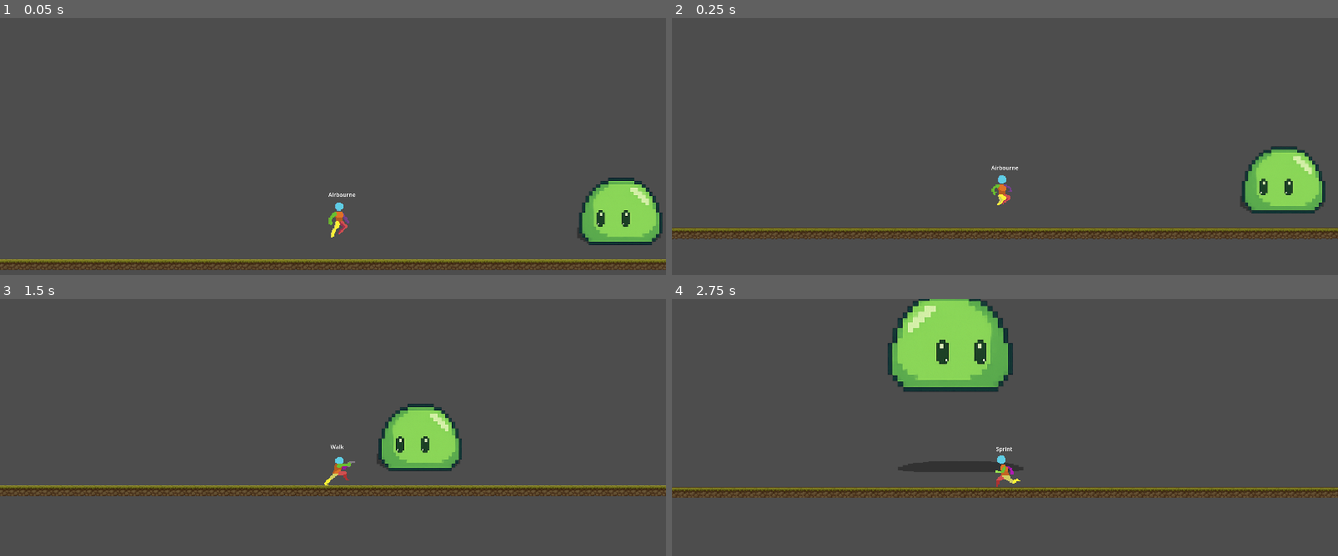
Above: before the commit, frames 1-4 (two rows, left to right).
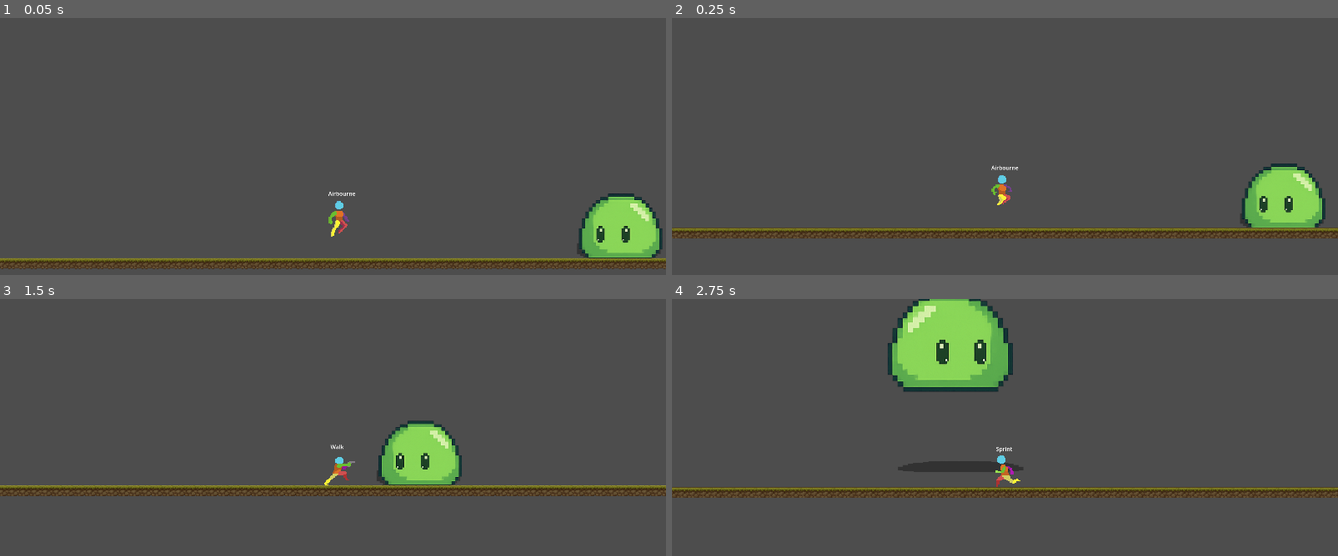
Above: after the commit, the same moments.

Repository: August13742/Godot-2D-Starter-Project-for-Article-RiG-Ritsumeikan
Game: Godot game, scene res://main.tscn
The game is run twice, just before and just after one commit, with the same random seed, the same clock (stepped at 60 frames per second) and the same inputs.
Inputs (mouse positions are in pixels of both pictures, inside the frame that each line leads up to):
- Up to frame 1 (0.05 s): no input
- Up to frame 2 (0.25 s): no input
- Up to frame 3 (1.5 s): tap Enter at 0.5 s; move the mouse to (479, 466) at 0.52 s; hold C (dash) 0.53-1.28 s; hold D (right) from 0.53 s (still down); tap Space (jump) at 0.77 s; move the mouse to (199, 504) at 1.27 s; click (199, 504) at 1.35 s
- Up to frame 4 (2.75 s): tap Space (jump) at 1.52 s; move the mouse to (1071, 404) at 2.02 s; release D (right) at 2.03 s; hold A (left) from 2.03 s (still down); hold Shift (sprint) from 2.03 s (still down)

The runs differ from the first frame. In frame 1, 4.9% of the frame differs, in the area x 0-100%, y 62-99%; in frame 2, 2.7%; in frame 3, 2.6%; in frame 4, nothing differs.

Commit message:
end of day update on art5

Diff:
--- a/main.tscn
+++ b/main.tscn
@@ -669,10 +669,10 @@
 texture = ExtResource("6_7mycd")
 
 [node name="Enemy" parent="." instance=ExtResource("2_0xm2m")]
-position = Vector2(662, 307)
+position = Vector2(662, 356.265)
 
 [node name="Camera2D" type="Camera2D" parent="."]
-position = Vector2(-208, 56)
+position = Vector2(-207, 65)
 script = ExtResource("3_h2yge")
 
 [node name="Player" parent="." instance=ExtResource("1_ig7tw")]
--- a/player/player.tscn
+++ b/player/player.tscn
@@ -579,6 +579,7 @@
 state_machine_debug = true
 
 [node name="CollisionShape2D" type="CollisionShape2D" parent="."]
+visible = false
 position = Vector2(0, -46)
 shape = SubResource("CapsuleShape2D_onrkg")
 
